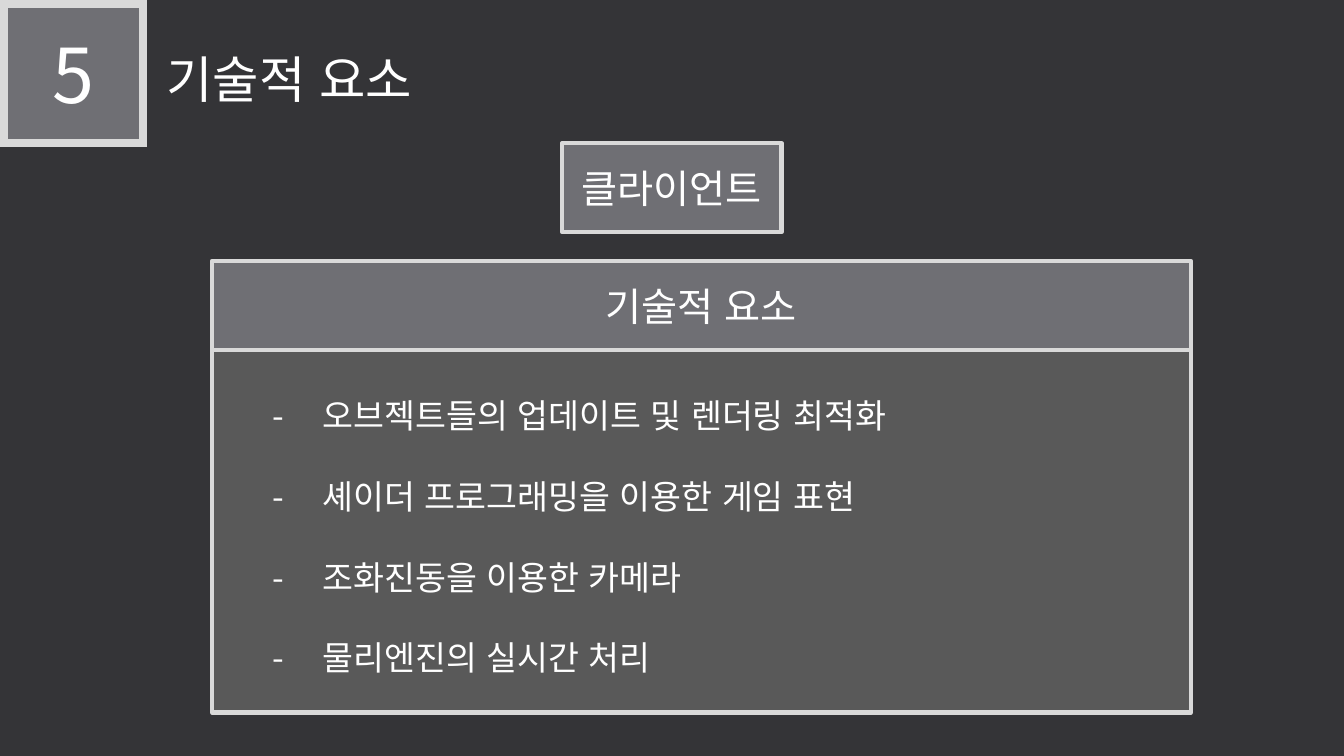
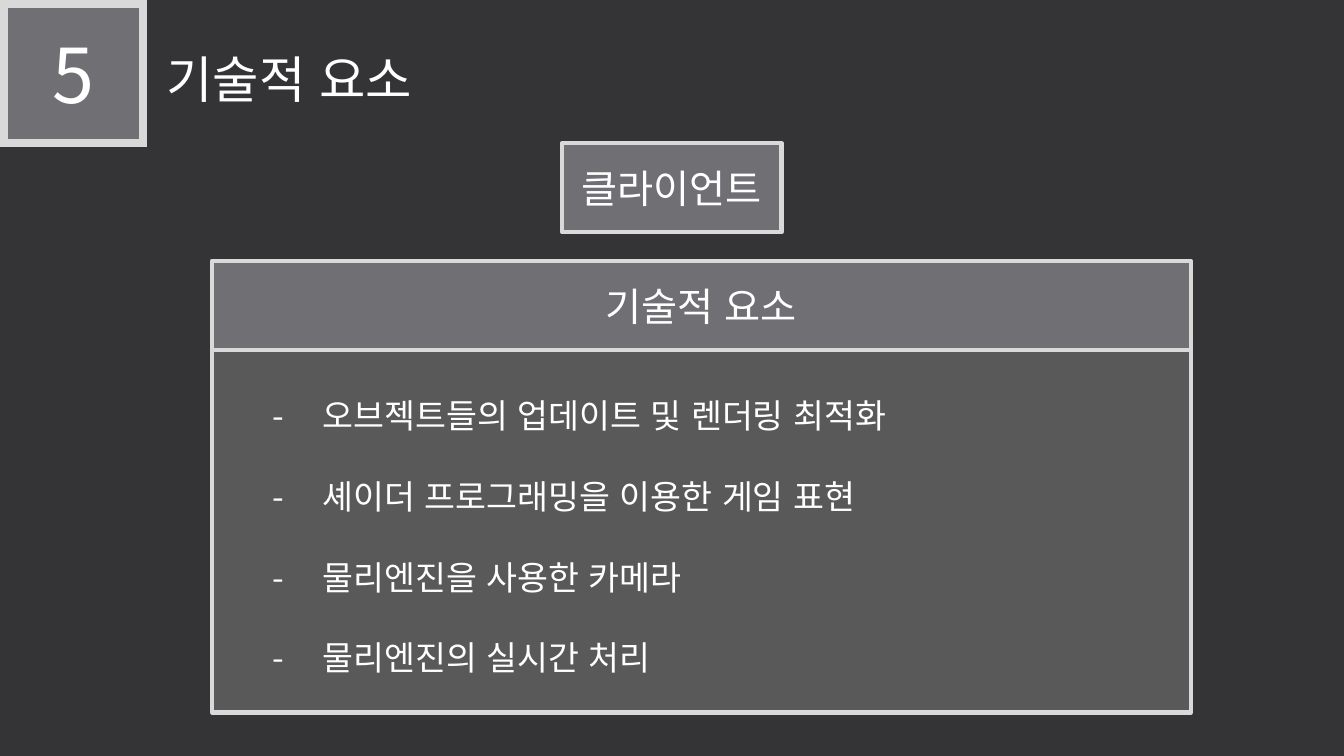
Before and after one commit to LEGO0937/Our_Project, a slide deck: slide 10 of 기획단계/졸작 제안서_α.pptx. Drawn at 1344x756 pixels with LibreOffice and Linux fonts; fonts in the diff are those of the drawing. Boxes give left, top, right and bottom in pixels: in the first picture for what was removed or moved away, otherwise in the second. Text is boxed around its words. In the diff, an @@ line names an element or a change of style, - is before the commit and + after.

Commit message:
조화진동 단어수정

```diff
--- a/기획단계/졸작 제안서_α.pptx
+++ b/기획단계/졸작 제안서_α.pptx
@@ text in rectangle at (323,562,682,593): text changed @@
-- 조화진동을 이용한 카메라
+- 물리엔진을 사용한 카메라
```
Also in this commit, not shown: 5 other slides changed.
